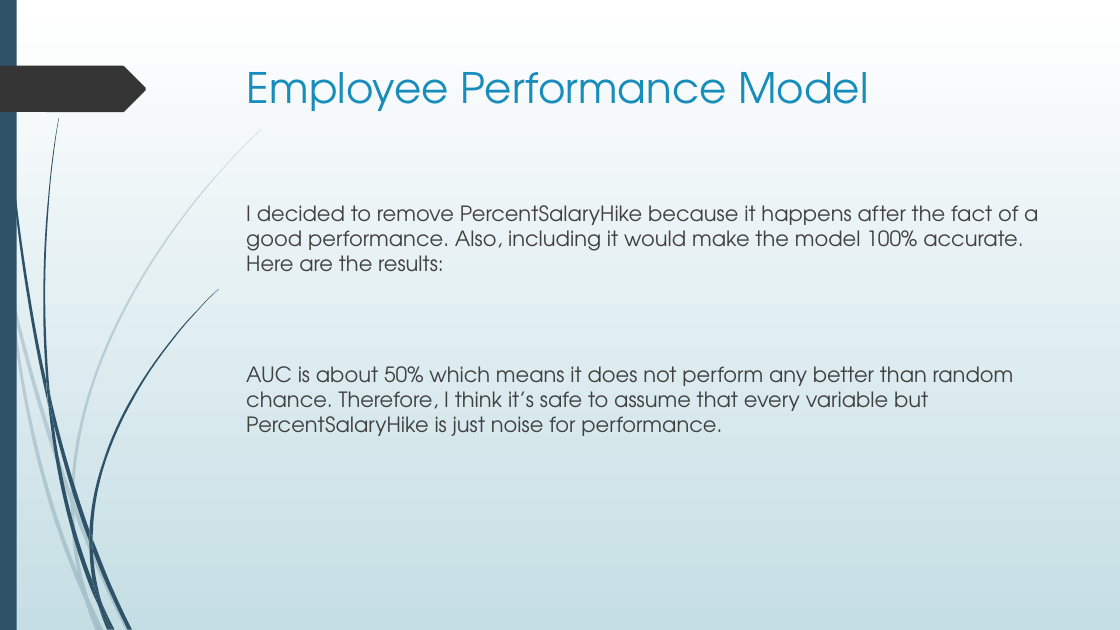
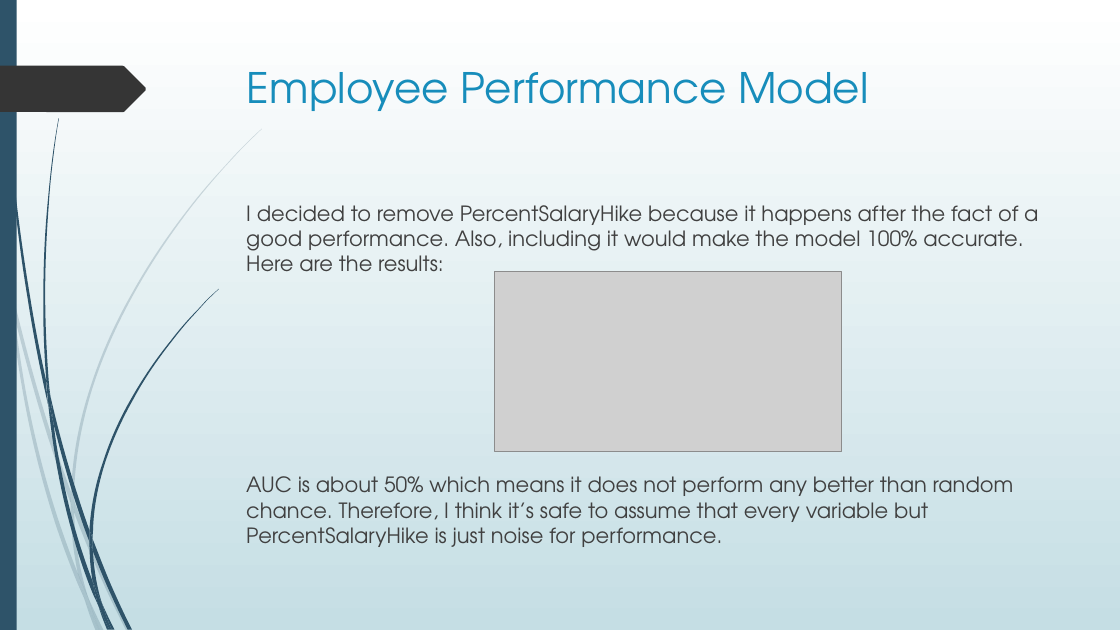
Before and after one commit to mmacrides/Personal-Projects, a slide deck: slide 7 of Employee Attrition - Machine Learning/Project 2 - Employee Attrition.pptx (slide 8 before the commit). Drawn at 1120x630 pixels with LibreOffice and Linux fonts; fonts in the diff are those of the drawing; grey boxes stand for pictures. Boxes give left, top, right and bottom in pixels: in the first picture for what was removed or moved away, otherwise in the second. Text is boxed around its words. In the diff, an @@ line names an element or a change of style, - is before the commit and + after.

```diff
--- a/Employee Attrition - Machine Learning/Project 2 - Employee Attrition.pptx
+++ b/Employee Attrition - Machine Learning/Project 2 - Employee Attrition.pptx
@@ text "I decided to remove PercentSalaryHike ..." rewrapped from (246,205,1038,436) to (246,205,1038,547) @@
@@ picture added at (494,271,841,451) @@
```
Also in this commit, not shown: 9 other slides changed, 1 slide removed, 8 other files.
